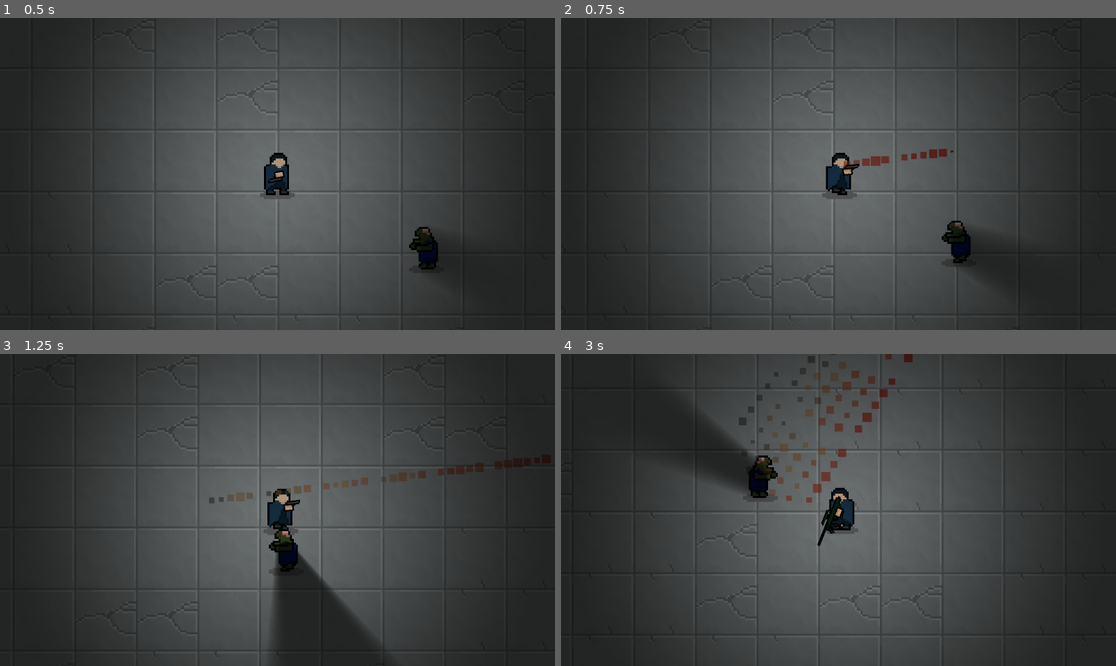
Above: before the commit, frames 1-4 (two rows, left to right).
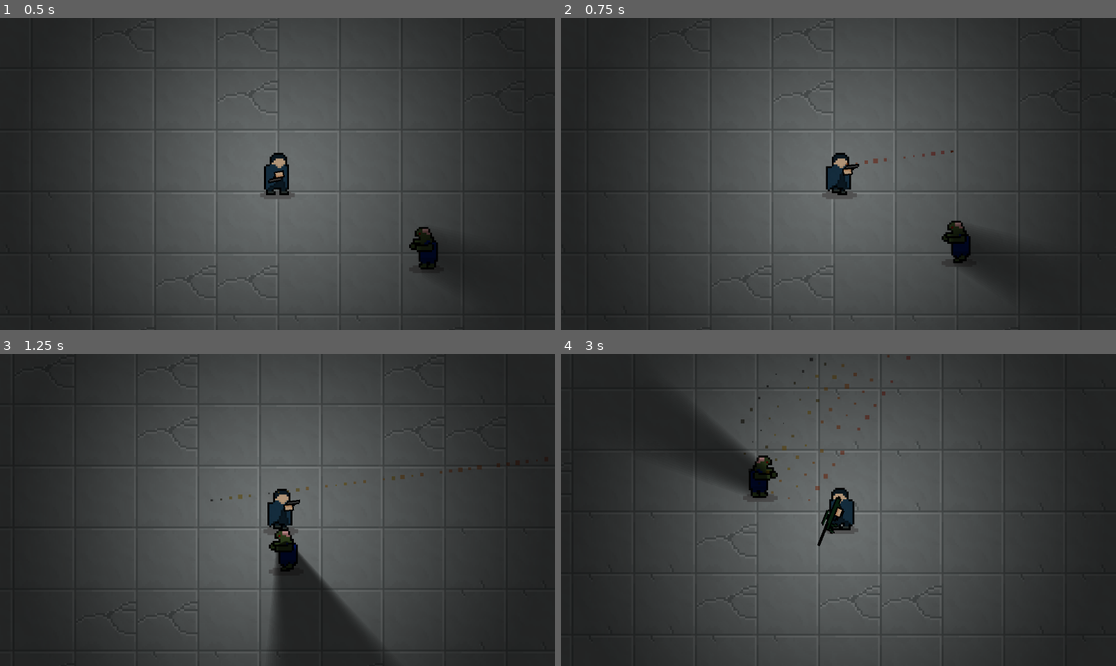
Above: after the commit, the same moments.

Repository: userbooi/Daydream-Toronto
Game: Godot game, scene res://Scenes/main.tscn
Two runs of this game, one before a commit and one after it. Both use one fixed random seed, a clock stepped at 60 frames per second and the inputs below.
Inputs (mouse positions are in pixels of both pictures, inside the frame that each line leads up to):
- Up to frame 1 (0.5 s): no input
- Up to frame 2 (0.75 s): move the mouse to (960, 158) at 0.52 s; press the mouse at (960, 158) at 0.53 s; hold D (right) from 0.53 s (still down)
- Up to frame 3 (1.25 s): keep holding D (right)
- Up to frame 4 (3 s): move the mouse to (727, 525) at 1.27 s; release D (right) at 1.28 s; release the mouse at (727, 525) at 1.28 s; hold S (down) 1.28-2.03 s; tap 1 (switch_weapon) at 1.35, 2.85 s; move the mouse to (894, 441) at 2.02 s; press the mouse at (894, 441) at 2.03 s; hold D (right) 2.03-2.78 s; move the mouse to (810, 572) at 2.77 s; release the mouse at (810, 572) at 2.78 s; hold W (up) from 2.78 s (still down)

Frame 1 is identical in both runs. In frame 2, 0.3% of the frame differs, in the area x 50-70%, y 41-49%; in frame 3, 0.5%; in frame 4, 1.1%, in the area x 32-64%, y 0-48%.

Commit message:
update particles

Diff:
--- a/Scenes/bullet.tscn
+++ b/Scenes/bullet.tscn
@@ -12,8 +12,8 @@
 point_count = 3
 
 [sub_resource type="Gradient" id="Gradient_vxr86"]
-offsets = PackedFloat32Array(0, 0.333333, 0.53125, 0.989583)
-colors = PackedColorArray(0.584689, 0.0197829, 1.92523e-07, 0.701961, 0.613392, 0.420509, 0.198725, 0.478431, 0, 0, 0, 0.38145, 0.403922, 0.27451, 0.121569, 0.156863)
+offsets = PackedFloat32Array(0, 0.333333, 0.553333, 0.953333, 0.989583)
+colors = PackedColorArray(0.584314, 0.0196078, 0, 0.47451, 0.572549, 0.447059, 0.0470588, 0.584314, 0, 0, 0, 0.572549, 0.0941176, 0.0627451, 0.027451, 0.192157, 0.403922, 0.27451, 0.121569, 0.156863)
 
 [sub_resource type="RectangleShape2D" id="RectangleShape2D_1m0h8"]
 size = Vector2(22, 16)
@@ -43,8 +43,8 @@
 emission_shape = 1
 emission_sphere_radius = 1.0
 gravity = Vector2(0, 0)
-scale_amount_min = 5.0
-scale_amount_max = 10.0
+scale_amount_min = 1.2
+scale_amount_max = 5.0
 scale_amount_curve = SubResource("Curve_hshfw")
 color_ramp = SubResource("Gradient_vxr86")
 
